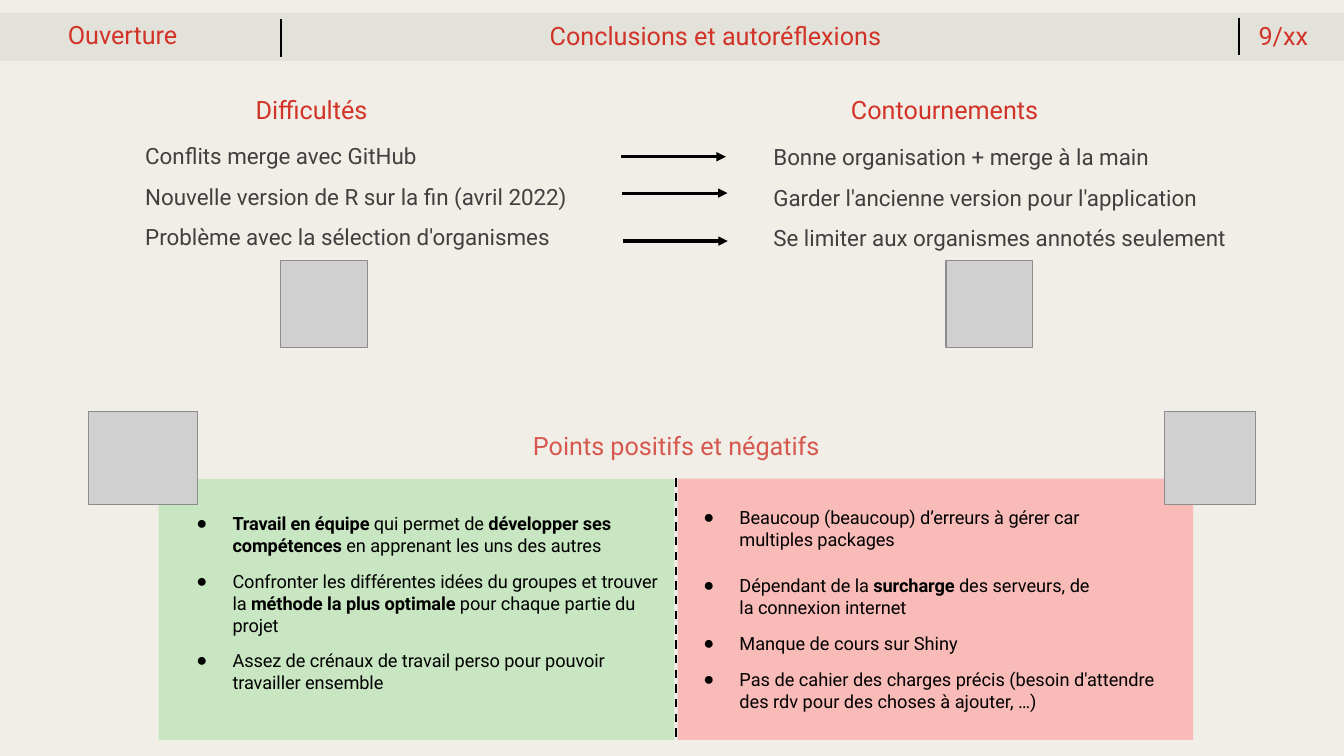
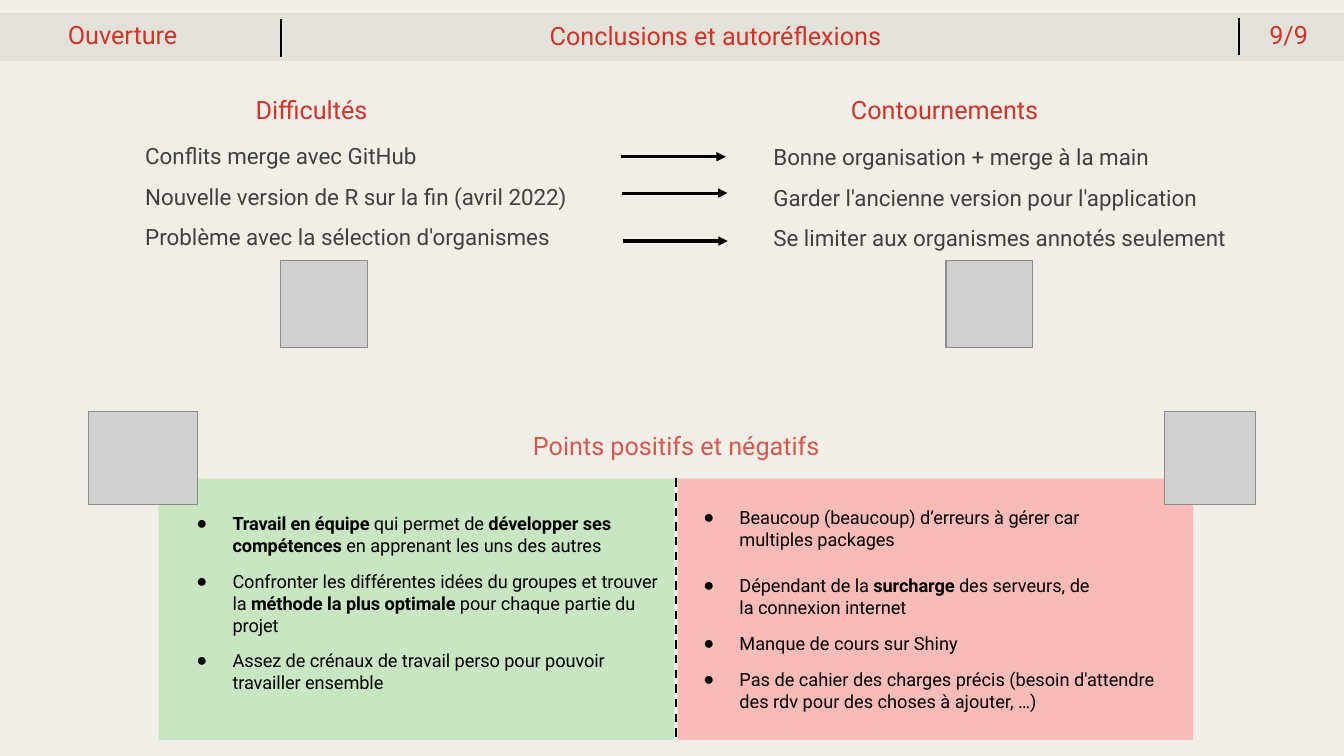
Before and after one commit to meijemathe/projet_enrichissement_fonctionnel, a slide deck: slide 11 of Projet_enrichissement_shiny.pptx (slide 13 before the commit). Drawn at 1344x756 pixels with LibreOffice and Linux fonts; fonts in the diff are those of the drawing; grey boxes stand for pictures. Boxes give left, top, right and bottom in pixels: in the first picture for what was removed or moved away, otherwise in the second. Text is boxed around its words. In the diff, an @@ line names an element or a change of style, - is before the commit and + after.

```diff
--- a/Projet_enrichissement_shiny.pptx
+++ b/Projet_enrichissement_shiny.pptx
@@ text at box(1269, 26, 1308, 46): text changed @@
-9/xx
+9/9
```
Also in this commit, not shown: 8 other slides changed, 1 slide added, 3 slides removed.
